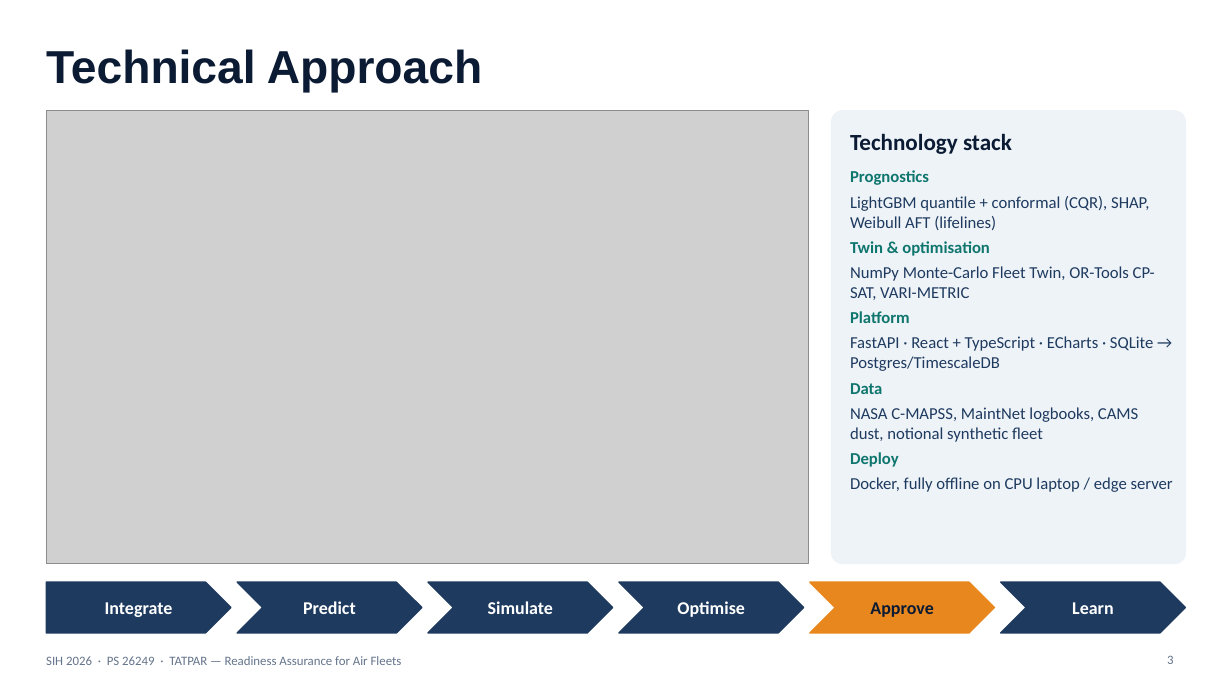
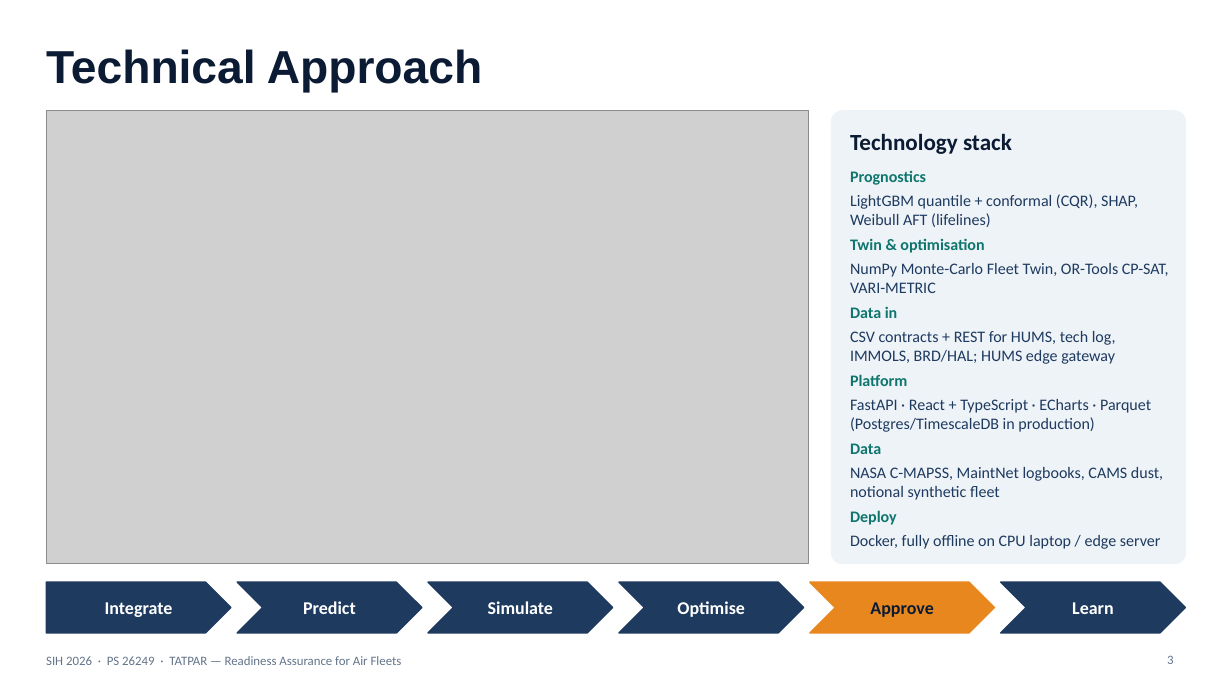
Before and after one commit to DeepakSinghhh/air-power, a slide deck: slide 3 of docs/sih-ppt/TATPAR_SIH26249_Idea.pptx. Drawn at 1232x693 pixels with LibreOffice and Linux fonts; fonts in the diff are those of the drawing; grey boxes stand for pictures. Boxes give left, top, right and bottom in pixels: in the first picture for what was removed or moved away, otherwise in the second. Text is boxed around its words. In the diff, an @@ line names an element or a change of style, - is before the commit and + after.

```diff
--- a/docs/sih-ppt/TATPAR_SIH26249_Idea.pptx
+++ b/docs/sih-ppt/TATPAR_SIH26249_Idea.pptx
@@ text at (x1=850, y1=171, x2=1169, y2=549): size 13 to 12.5 pt in "Prognostics", "LightGBM quantile + conformal (CQR), SHAP, Weibull ...", "Twin & optimisation", "NumPy Monte-Carlo Fleet Twin, OR-Tools CP-SAT, VARI-METRIC" and 5 more places @@
@@ text at (x1=850, y1=306, x2=1116, y2=364): paragraphs added @@
+Data in
+CSV contracts + REST for HUMS, tech log, IMMOLS, BRD/HAL; HUMS edge gateway
@@ text at (x1=850, y1=399, x2=1151, y2=432): text changed; size 13 to 12.5 pt @@
-FastAPI · React + TypeScript · ECharts · SQLite → Postgres/TimescaleDB
+FastAPI · React + TypeScript · ECharts · Parquet (Postgres/TimescaleDB in production)
```
Also in this commit, not shown: 4 other slides changed, 4 other files.
